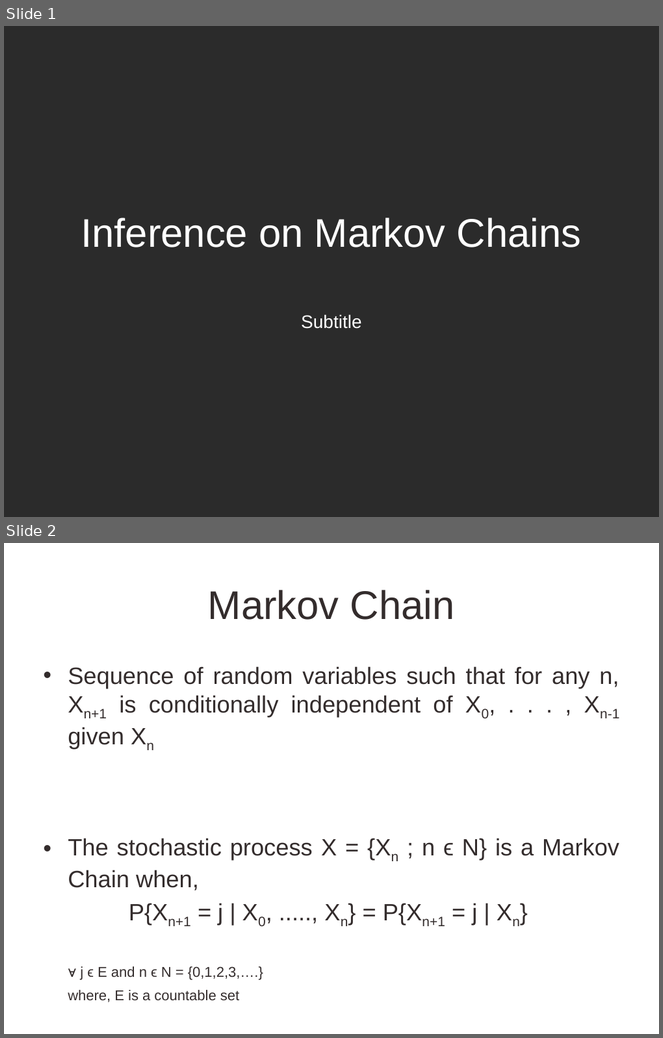
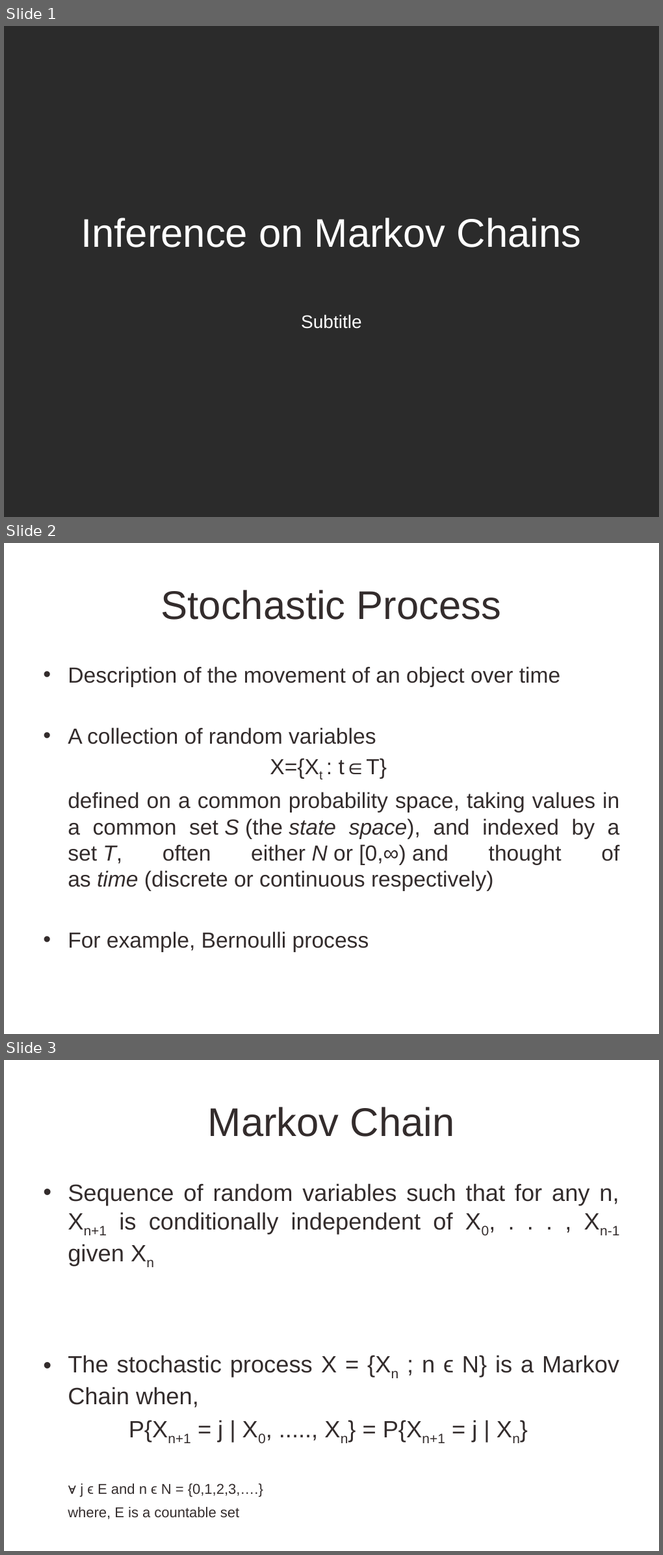
Before and after one commit to CourseReps/ECEN662-Spring2017, a slide deck: Students/KJyotsna/ECEN 662 - Inference on Markov Chain.pptx. Shown one above the other, each under a label of ours: slides 1 and 2 before the commit, slides 1, 2 and 3 after it. The pictures are 663x1038 and 663x1555 pixels, drawn with LibreOffice and Linux fonts; fonts in the diff are those of the drawing; background and template pictures are left out; a plain dark background stands for a picture behind light text. Boxes give left, top, right and bottom in pixels: in the first picture for what was removed or moved away, otherwise in the second. Text is boxed around its words. In the diff, an @@ line names an element or a change of style, - is before the commit and + after.

Commit message:
Updating file for peer review

```diff
--- a/Students/KJyotsna/ECEN 662 - Inference on Markov Chain.pptx
+++ b/Students/KJyotsna/ECEN 662 - Inference on Markov Chain.pptx
@@ slide 2 added at box(4, 543, 659, 1034), background picture (left out) @@
@@ title added at box(161, 590, 501, 620), 44 pt, text #332C2C @@
+Stochastic Process
@@ text added at box(68, 667, 620, 953), 24 pt, text #332C2C @@
+• Description of the movement of an object over time
+• A collection of random variables
+X={Xt : t∈T}
+defined on a common probability space, taking values in a common set S (the state space), and indexed by a set T, often either N or [0,∞) and thought of as time (discrete or continuous respectively)
+• For example, Bernoulli process
@@ what was slide 2 is now slide 3 @@
```
